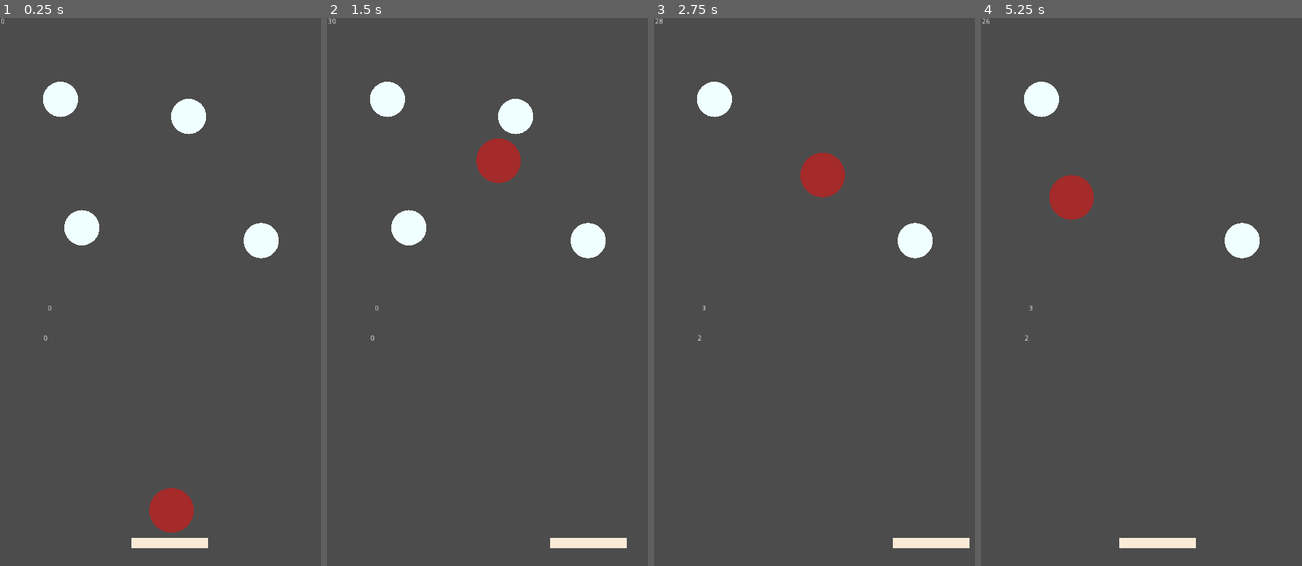
Above: before the commit, frames 1-4 (left to right).
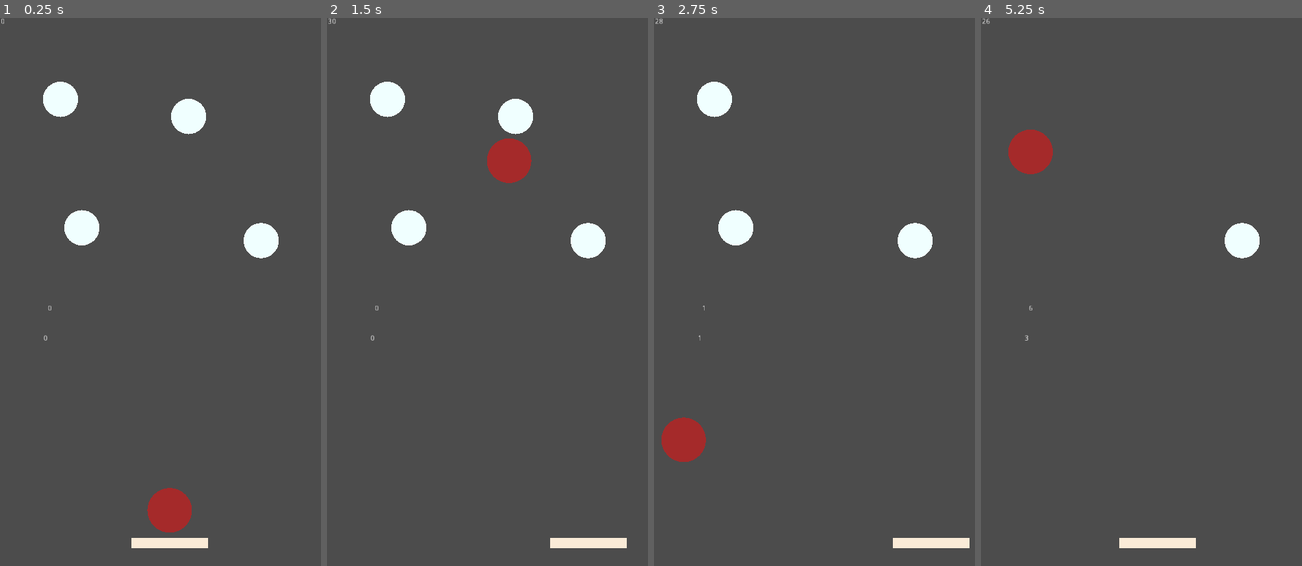
Above: after the commit, the same moments.

Repository: the-g-force/FamJam-September2020
Game: Godot game, scene res://src/TestLevel.tscn
Two runs of this game, one before a commit and one after it. Both use one fixed random seed, a clock stepped at 60 frames per second and the inputs below.
Inputs (mouse positions are in pixels of both pictures, inside the frame that each line leads up to):
- Up to frame 1 (0.25 s): no input
- Up to frame 2 (1.5 s): tap Enter at 0.5 s; move the mouse to (558, 264) at 0.52 s; hold D (move_right) 0.53-1.28 s; click (558, 264) at 0.67 s; move the mouse to (423, 319) at 1.27 s; hold A (move_left) from 1.28 s (still down)
- Up to frame 3 (2.75 s): move the mouse to (846, 171) at 2.02 s; release A (move_left) at 2.03 s; hold D (move_right) from 2.03 s (still down)
- Up to frame 4 (5.25 s): move the mouse to (1125, 401) at 2.77 s; click (1125, 401) at 2.92 s; move the mouse to (1237, 374) at 3.52 s; release D (move_right) at 3.53 s; hold A (move_left) from 3.53 s (still down); move the mouse to (1045, 209) at 4.27 s; move the mouse to (1157, 292) at 5.02 s; click (1157, 292) at 5.17 s

The runs differ from the first frame. In frame 1, less than 0.1% of the frame differs, in the area x 45-61%, y 85-94%; in frame 2, 0.5%; in frame 3, 2.3%, in the area x 2-60%, y 24-81%; in frame 4, 2.3%.

Commit message:
Add squirrel follows trampoline before initial launch

Diff:
--- a/project/src/TestLevel.gd
+++ b/project/src/TestLevel.gd
@@ -1,6 +1,7 @@
 extends Control
 
 onready var _squirrel := $Squirrel
+onready var _trampoline := $Trampoline
 onready var _game_timer := $GameTimer
 onready var _game_timer_label := $GameTimerLabel
 onready var _game_over_label := $GameOverLabel
@@ -26,6 +27,8 @@
 	_combo_label.text = str(combo)
 	if game_started and _total_nuts == 0:
 		_game_over()
+	elif not game_started:
+		_squirrel.global_position.x = _trampoline.global_position.x
 
 
 # Start the level (launch squirrel, start timer, etc)
